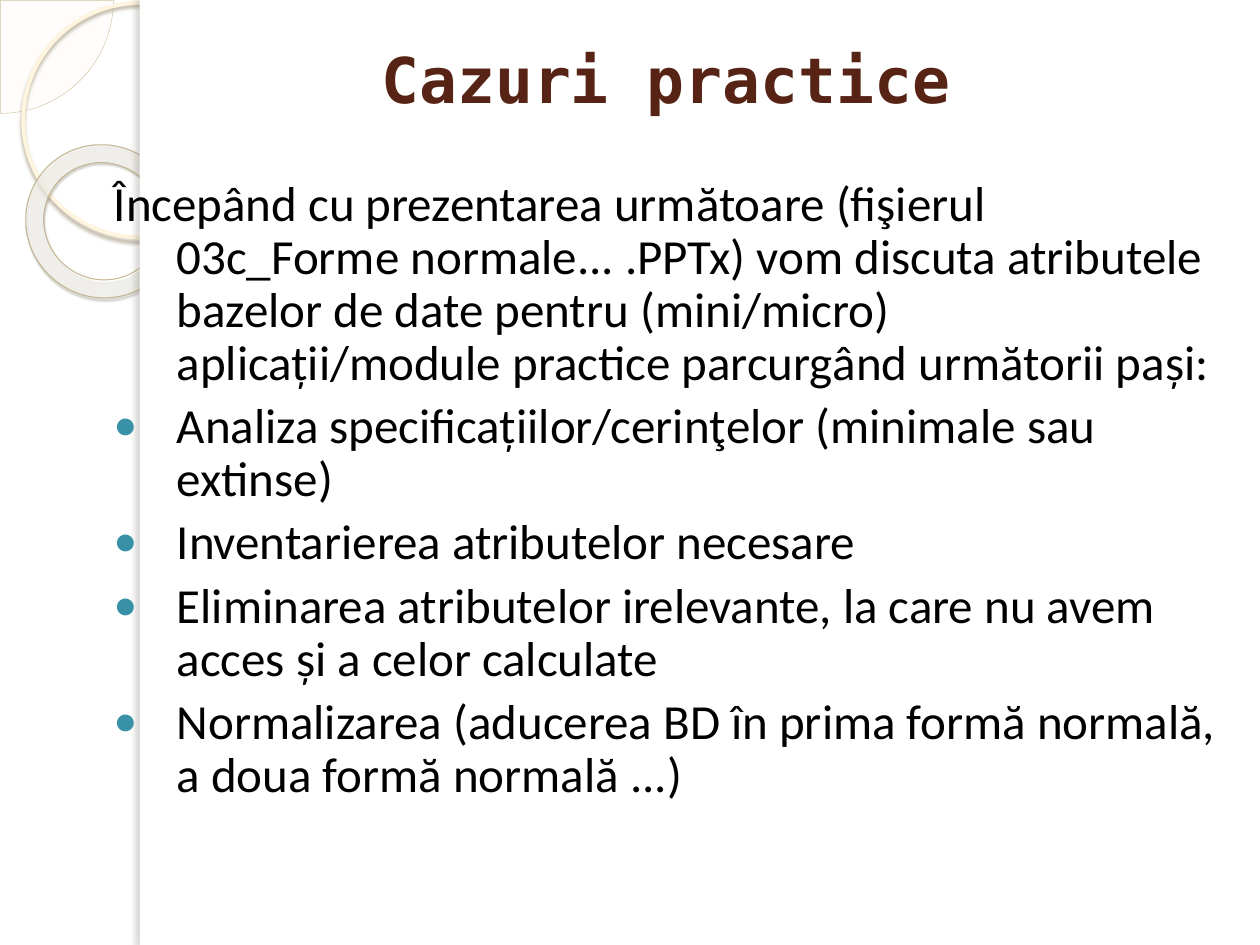
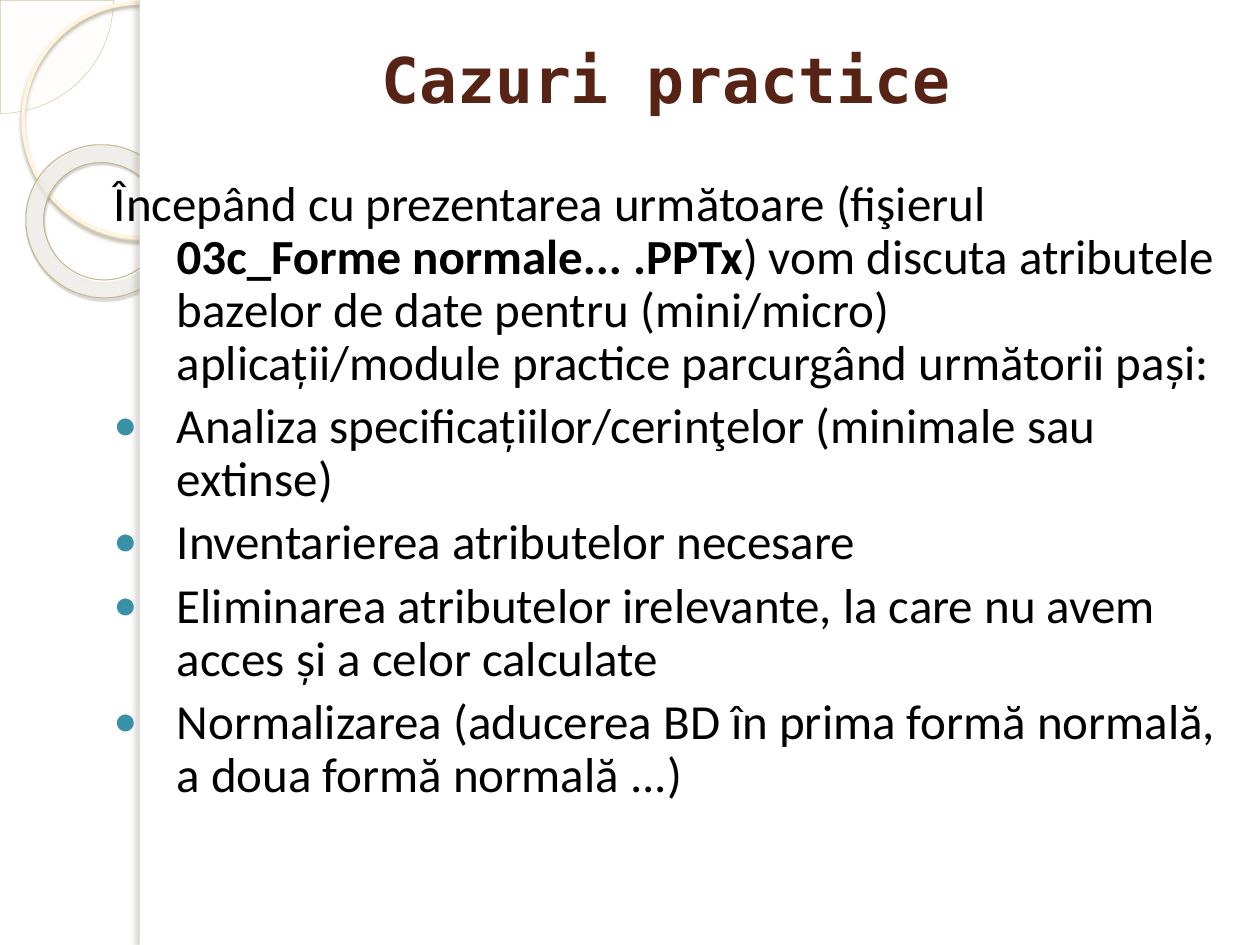
Before and after one commit to marinfotache/Baze-de-date-I, a slide deck: slide 12 of 03_Proiectarea BD prin normalizare/03b_Atribute_Dependente_intre_atribute.pptx. Drawn at 1260x945 pixels with LibreOffice and Linux fonts; fonts in the diff are those of the drawing; background and template pictures are left out. Boxes give left, top, right and bottom in pixels: in the first picture for what was removed or moved away, otherwise in the second. Text is boxed around its words. In the diff, an @@ line names an element or a change of style, - is before the commit and + after.

```diff
--- a/03_Proiectarea BD prin normalizare/03b_Atribute_Dependente_intre_atribute.pptx
+++ b/03_Proiectarea BD prin normalizare/03b_Atribute_Dependente_intre_atribute.pptx
@@ text at (114,181,1214,389): bold on in "03c_Forme normale... .PPTx)" @@
```
Also in this commit, not shown: 2 other slides changed.
